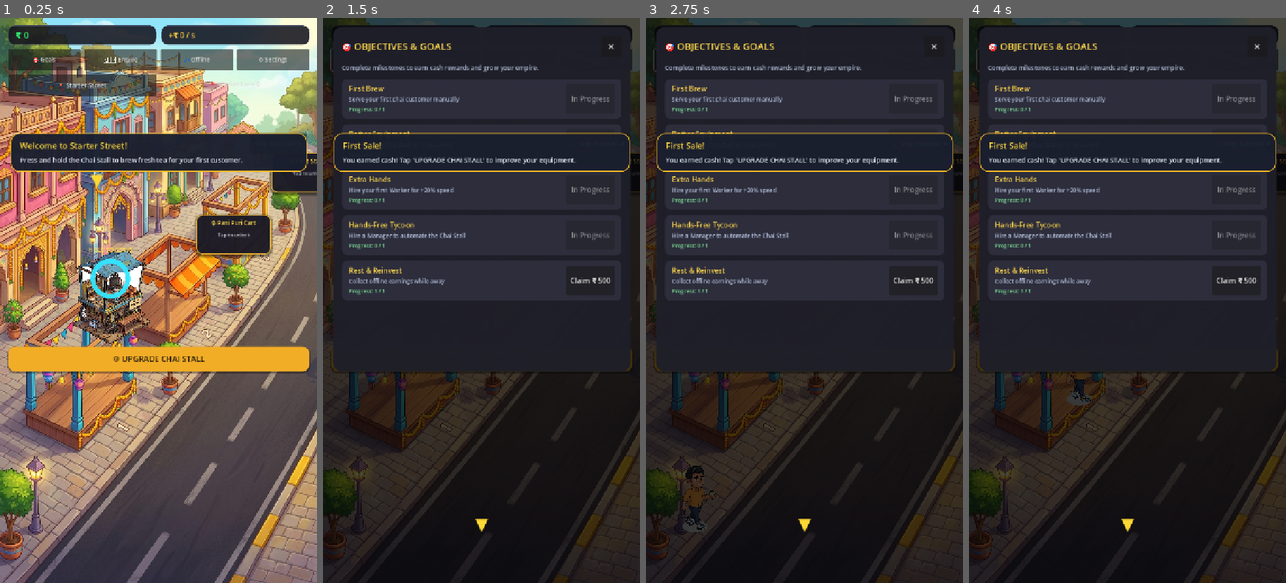
Above: before the commit, frames 1-4 (left to right).
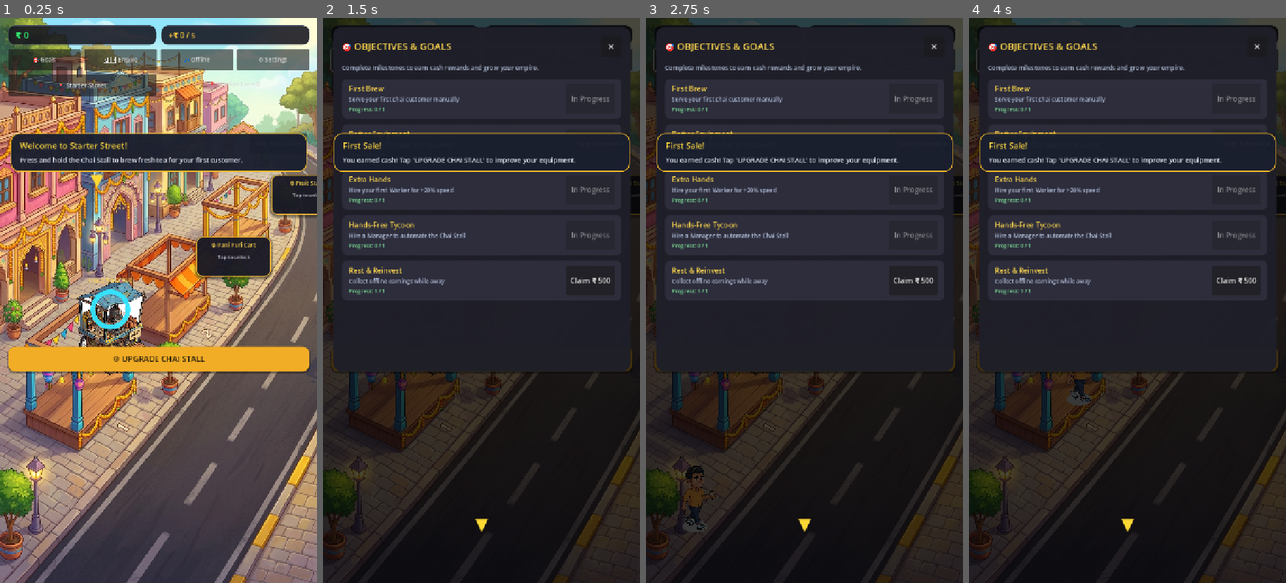
Above: after the commit, the same moments.

Repository: mohansharma916/tiny-business-empire-game
Game: Godot game, scene res://scenes/main_city.tscn
Same seed, same stepped clock (60 frames per second), same inputs: the game is played once before the commit and once after it.
Inputs (mouse positions are in pixels of both pictures, inside the frame that each line leads up to):
- Up to frame 1 (0.25 s): no input
- Up to frame 2 (1.5 s): click (433, 289) at 0.52 s; click "🎯 Goals" at 1.25 s
- Up to frame 3 (2.75 s): click "🏙️ Empire" at 2 s
- Up to frame 4 (4 s): click "💤 Offline" at 2.75 s; click "📍 Starter Street" at 3.5 s

The runs differ from the first frame. In frame 1, 6.5% of the frame differs, in the area x 23-100%, y 23-64%; in frame 2, less than 0.1%; in frame 3, less than 0.1%; in frame 4, less than 0.1%.
Error in both runs: Invalid access to property or key 'toggled' on a base object of type 'null instance'. (res://scripts/ui/settings_screen.gd:34)

Commit message:
fix: adjust positions of stalls in main city scene for better layout

Diff:
--- a/scenes/main_city.tscn
+++ b/scenes/main_city.tscn
@@ -86,7 +86,7 @@
 texture = ExtResource("2_starter_bg")
 
 [node name="Plot_chai_stall" type="Node2D" parent="CityWorld/StarterStreet"]
-position = Vector2(250, 680)
+position = Vector2(250, 750)
 
 [node name="BusinessSprite" type="Sprite2D" parent="CityWorld/StarterStreet/Plot_chai_stall"]
 position = Vector2(0, -50)
@@ -146,7 +146,7 @@
 position = Vector2(0, -110)
 
 [node name="Plot_pani_puri_cart" type="Node2D" parent="CityWorld/StarterStreet"]
-position = Vector2(530, 510)
+position = Vector2(530, 560)
 
 [node name="BusinessSprite" type="Sprite2D" parent="CityWorld/StarterStreet/Plot_pani_puri_cart"]
 position = Vector2(0, -50)
@@ -212,7 +212,7 @@
 position = Vector2(0, -110)
 
 [node name="Plot_fruit_stand" type="Node2D" parent="CityWorld/StarterStreet"]
-position = Vector2(700, 370)
+position = Vector2(700, 420)
 
 [node name="BusinessSprite" type="Sprite2D" parent="CityWorld/StarterStreet/Plot_fruit_stand"]
 position = Vector2(0, -50)
